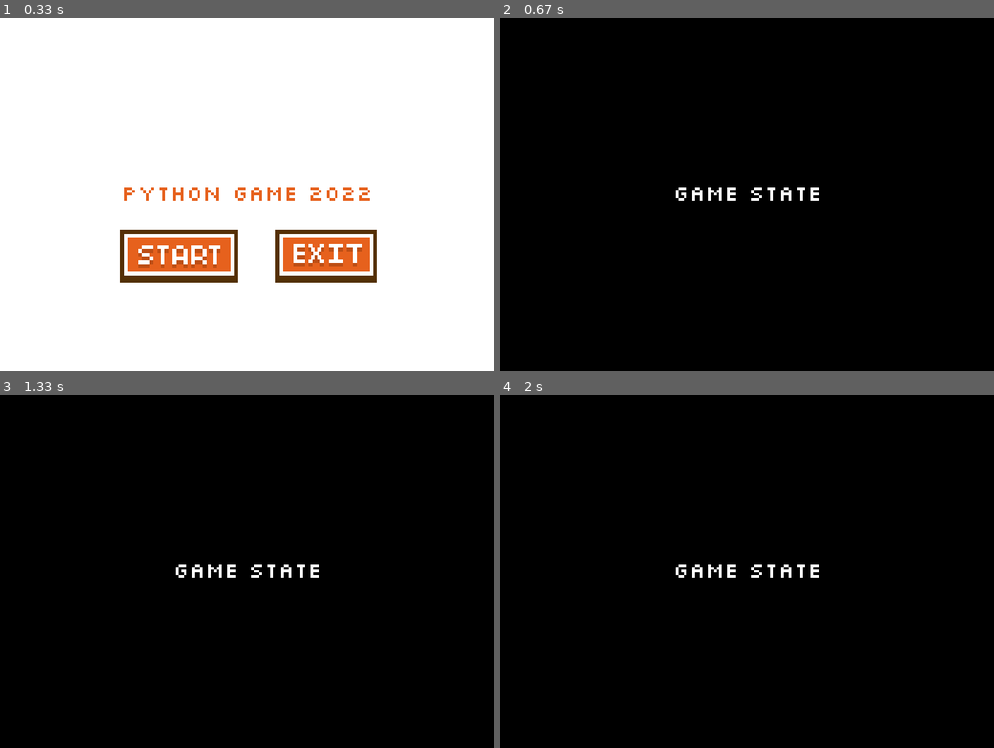
Above: before the commit, frames 1-4 (two rows, left to right).
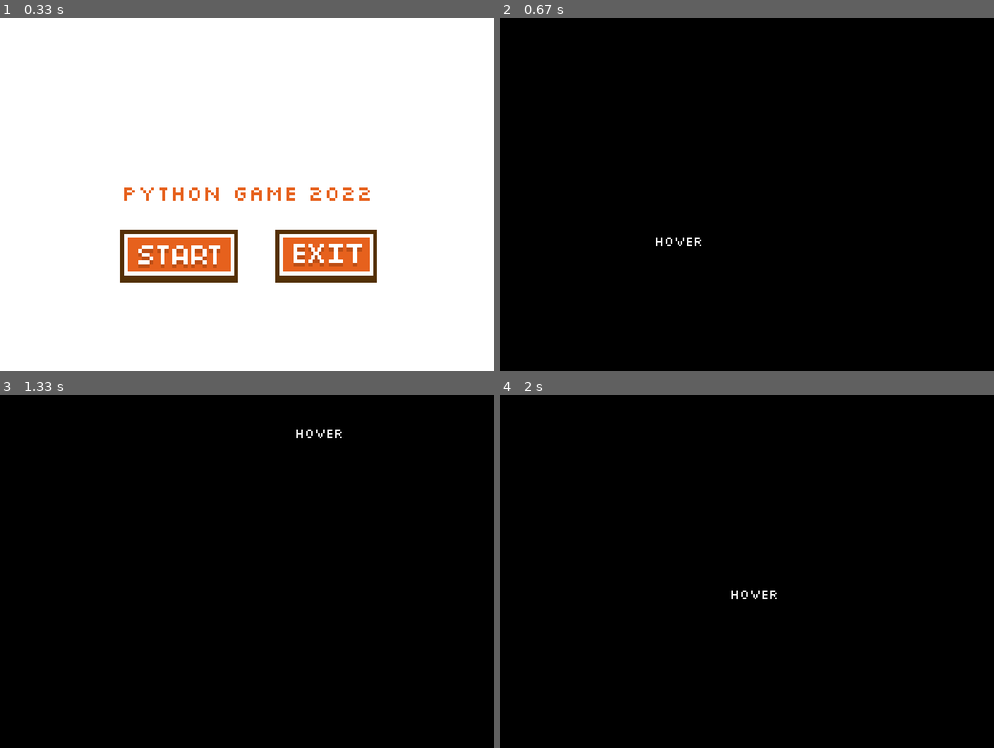
Above: after the commit, the same moments.

Repository: rifk5/code
Game: pygame game, started from python/pygame/Application.py
Two runs of this game, one before a commit and one after it. Both use one fixed random seed, a clock stepped at 60 frames per second and the inputs below.
Inputs (mouse positions are in pixels of both pictures, inside the frame that each line leads up to):
- Up to frame 1 (0.33 s): no input
- Up to frame 2 (0.67 s): click (677, 254) at 0.38 s
- Up to frame 3 (1.33 s): click (128, 575) at 0.72 s; click (321, 447) at 1.05 s
- Up to frame 4 (2 s): click (756, 451) at 1.38 s; click (751, 610) at 1.72 s

Frame 1 is identical in both runs. In frame 2, 0.5% of the frame differs, in the area x 31-65%, y 48-65%; in frame 3, 0.5%; in frame 4, 0.5%.

Commit message:
Creating Game

Diff:
--- /dev/null
+++ b/python/chess/Board.py
@@ -0,0 +1,85 @@
+import pygame, os
+
+class Board:
+
+    def __init__(self):
+        self.loadConfig()
+        self.loadImages()
+        self.square_size = 63.6
+        self.board = [
+            ["black_rook", "black_knight", "black_bishop", "black_queen", "black_king", "black_bishop", "black_knight", "black_rook"],
+            ["black_pawn", "black_pawn", "black_pawn", "black_pawn", "black_pawn", "black_pawn", "black_pawn", "black_pawn"],
+            ["--", "--", "--", "--", "--", "--", "--", "--"],
+            ["--", "--", "--", "--", "--", "--", "--", "--"],
+            ["--", "--", "--", "--", "white_pawn", "--", "--", "--"],
+            ["--", "--", "--", "--", "--", "--", "--", "--"],
+            ["white_pawn", "white_pawn", "white_pawn", "white_pawn", "--", "white_pawn", "white_pawn", "white_pawn"],
+            ["white_rook", "white_knight", "white_bishop", "white_queen", "white_king", "white_bishop", "white_knight", "white_rook"]]
+        self.white_move = True
+        self.move_log = []
+        self.sq_selected = ()
+        self.player_clicks = []
+
+    def loadImages(self):
+        self.images = {}
+        self.pieces = ["white_king", "white_queen", "white_rook", "white_bishop", "white_knight", "white_pawn",
+                       "black_king", "black_queen", "black_rook", "black_bishop", "black_knight", "black_pawn"]
+        assets_dir = f"assets/{self.color_scheme}/"
+        self.board_img = pygame.image.load(os.path.join(assets_dir, "board_alt.png"))
+
+        for piece in self.pieces:
+            self.images[piece] = pygame.image.load(os.path.join(assets_dir, f"{piece}.png"))
+
+    def loadConfig(self):
+        file_name = "assets/settings.ini"
+
+        if os.path.exists(file_name) == False:
+            with open(file_name, "w") as f:
+                f.write("dark")
+
+        if os.path.exists(file_name):
+            with open(file_name, "r") as f:
+                self.color_scheme = f.readline()
+
+    def calcBoardCoords(self):
+        for x in range(8):
+            row = []
+            for y in range(8):
+                row.append((116 + self.square_size * y, 116 + self.square_size * x))
+            self.grid.append(row)
+
+    def selectPiece(self):
+        location = pygame.mouse.get_pos()
+        col = location[0] / (120 + self.square_size)
+        row = location[1] / (120 + self.square_size)
+
+        if self.sq_selected == (row, col):
+            self.sq_selected = ()
+            self.player_clicks = []
+        else:
+            self.sq_selected = (row, col)
+            self.player_clicks.append(self.sq_selected)
+
+        if len(self.player_clicks) == 2:
+
+
+    def update(self):
+        pass
+
+    def render(self, window: pygame.display):
+        window.blit(pygame.transform.scale(self.board_img, (740, 740)), (0, 0))
+        # self.drawSquares(window)
+        self.drawPieces(window)
+
+    def drawPieces(self, window: pygame.display):
+        for r in range(8):
+            for c in range(8):
+                piece = self.board[r][c]
+                if piece != "--":
+                    window.blit(pygame.transform.scale(self.images[piece], (self.square_size - 10, self.square_size - 10)),
+                                pygame.Rect(120 + self.square_size * c, 120 + self.square_size * r, 64, 64))
+
+    def drawSquares(self, window: pygame.display):
+        for x in range(8):
+            for y in range(8):
+                pygame.draw.rect(window, (0, 100, 255), (116 + self.square_size * y, 116 + self.square_size * x, 64, 64), 1)
--- /dev/null
+++ b/python/chess/Game.py
@@ -0,0 +1,40 @@
+import pygame
+
+from Board import Board
+
+class Game():
+
+    def __init__(self, title):
+        pygame.init()
+        pygame.display.set_caption(title)
+        self.clock = pygame.time.Clock()
+        self.width, self.height = 740, 740
+        self.window = pygame.display.set_mode((self.width, self.height))
+        self.running = True
+        self.board = Board()
+
+    def update(self) -> None:
+        for event in pygame.event.get():
+            if event.type == pygame.QUIT:
+                self.running = False
+
+            elif event.type == pygame.MOUSEBUTTONDOWN:
+                self.board.selectPiece()
+
+        self.board.update()
+
+    def render(self) -> None:
+        self.board.render(self.window)
+        pygame.display.flip()
+
+    def start(self) -> None:
+        while self.running:
+            self.update()
+            self.render()
+            self.clock.tick(30)
+        pygame.quit()
+        quit()
+
+if __name__ == "__main__":
+    app = Game("Chess in Python")
+    app.start()
--- /dev/null
+++ b/python/chess/assets/settings.ini
@@ -0,0 +1 @@
+dark
--- a/python/pygame/Application.py
+++ b/python/pygame/Application.py
@@ -1,4 +1,3 @@
-from numpy import kaiser
 import pygame, os, time
 
 from Configuration import Configuration
@@ -50,7 +49,7 @@
                     │      │
                     │      ├── start_button.png
                     │      └── exit_button.png
-                    ├── ...
+                    ├── player/
                     └── ...
         '''
         self.absolute_dir = os.path.join("/home/delarosa/Git/programming/python/pygame/")
@@ -58,12 +57,15 @@
         # assets
         self.assets_dir = os.path.join(self.absolute_dir, "assets")
         self.font_dir = os.path.join(self.assets_dir, "fonts")
+
+        # sprites
         self.sprite_dir = os.path.join(self.assets_dir, "sprites")
+        self.player_dir = os.path.join(self.sprite_dir, "player")
         self.button_dir = os.path.join(self.sprite_dir, "buttons")
 
         # font
         self.font = pygame.font.Font(os.path.join(self.font_dir, "slkscr.ttf"), 32)
-        self.font_small = pygame.font.Font(os.path.join(self.font_dir, "slkscr.ttf"), 24)
+        self.font_small = pygame.font.Font(os.path.join(self.font_dir, "slkscr.ttf"), 20)
 
         self.loadConfig()
 
@@ -85,10 +87,11 @@
                 if event.key == pygame.K_ESCAPE:
                     self.running = False
 
-    def drawText(self, surface, text, color, x, y):
-        text_surface = self.font.render(text, False, color)
+    def drawText(self, surface, text, color, pos, isSmall):
+        if isSmall: text_surface = self.font_small.render(text, False, color)
+        else: text_surface = self.font.render(text, False, color)
         text_rect = text_surface.get_rect()
-        text_rect.center = (x, y)
+        text_rect.center = pos
         surface.blit(text_surface, text_rect)
 
     def update(self):
--- /dev/null
+++ b/python/pygame/Entities/Entity.py
@@ -0,0 +1,7 @@
+import pygame, os
+
+class Entity(pygame.sprite.Sprite):
+
+    def __init__(self, app, pos, groups):
+        self.image = pygame.image.load(os.path.join(app.player_dir, ""))
+        super().__init__(groups)
--- a/python/pygame/States/Game.py
+++ b/python/pygame/States/Game.py
@@ -10,5 +10,10 @@
         pass
 
     def render(self, display):
+        self.mouse_pos = pygame.mouse.get_pos()
         display.fill((0, 0, 0))
-        self.app.drawText(display, "Game State", self.app.color["WHITE"], self.app.screen_center[0], self.app.screen_center[1])
+
+
+        self.app.drawText(display, "Hover", self.app.color["WHITE"],
+                          (self.mouse_pos[0], self.mouse_pos[1] - 20),
+                          True)
--- a/python/pygame/States/Title.py
+++ b/python/pygame/States/Title.py
@@ -1,5 +1,4 @@
-import os
-import pygame
+import pygame, os
 from States.State import State
 from States.Game import Game
 from Button import Button
@@ -11,22 +10,30 @@
         self.loadAssets()
         self.start_button = Button(app.canvas, self.start_image, 0.6, self.app.screen_center[0]-180, self.app.screen_center[1]+50)
         self.exit_button = Button(app.canvas, self.exit_image, 0.6, self.app.screen_center[0]+40, self.app.screen_center[1]+50)
+        self.keys = pygame.key.get_pressed()
 
     def loadAssets(self):
         self.start_image = pygame.image.load(os.path.join(self.app.button_dir, "start_btn.png")).convert_alpha()
         self.exit_image = pygame.image.load(os.path.join(self.app.button_dir, "exit_btn.png")).convert_alpha()
 
+    def initGameState(self):
+        game_state = Game(self.app)
+        game_state.enterState()
+
     def update(self, dt):
         if (self.start_button.update()):
-            game_state = Game(self.app)
-            game_state.enterState()
+            self.initGameState()
 
         if (self.exit_button.update()):
             self.app.running = False
 
+        if self.keys[pygame.K_RETURN]:
+            self.initGameState()
+
     def render(self, display):
         display.fill((255, 255, 255))
         self.app.drawText(display, "Python Game 2022", self.app.color["ORANGE"],
-                          self.app.screen_center[0], self.app.screen_center[1])
+                          (self.app.screen_center[0], self.app.screen_center[1]),
+                          False)
         self.start_button.render(display)
         self.exit_button.render(display)
Binary file added: python/chess/assets/dark/bg.png
Binary file added: python/chess/assets/dark/black_bishop.png
Binary file added: python/chess/assets/dark/black_king.png
Binary file added: python/chess/assets/dark/black_knight.png
Binary file added: python/chess/assets/dark/black_pawn.png
Binary file added: python/chess/assets/dark/black_queen.png
Binary file added: python/chess/assets/dark/black_rook.png
Binary file added: python/chess/assets/dark/board.png
Binary file added: python/chess/assets/dark/board_alt.png
Binary file added: python/chess/assets/dark/numbers.png
Binary file added: python/chess/assets/dark/sprites.png
Binary file added: python/chess/assets/dark/text.png
(and 43 more such lines)
